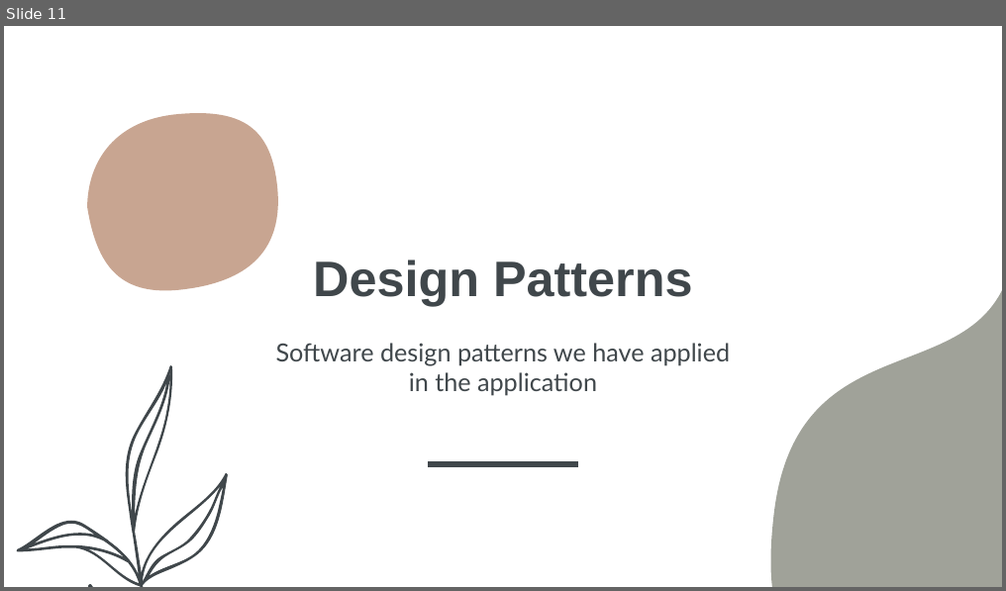
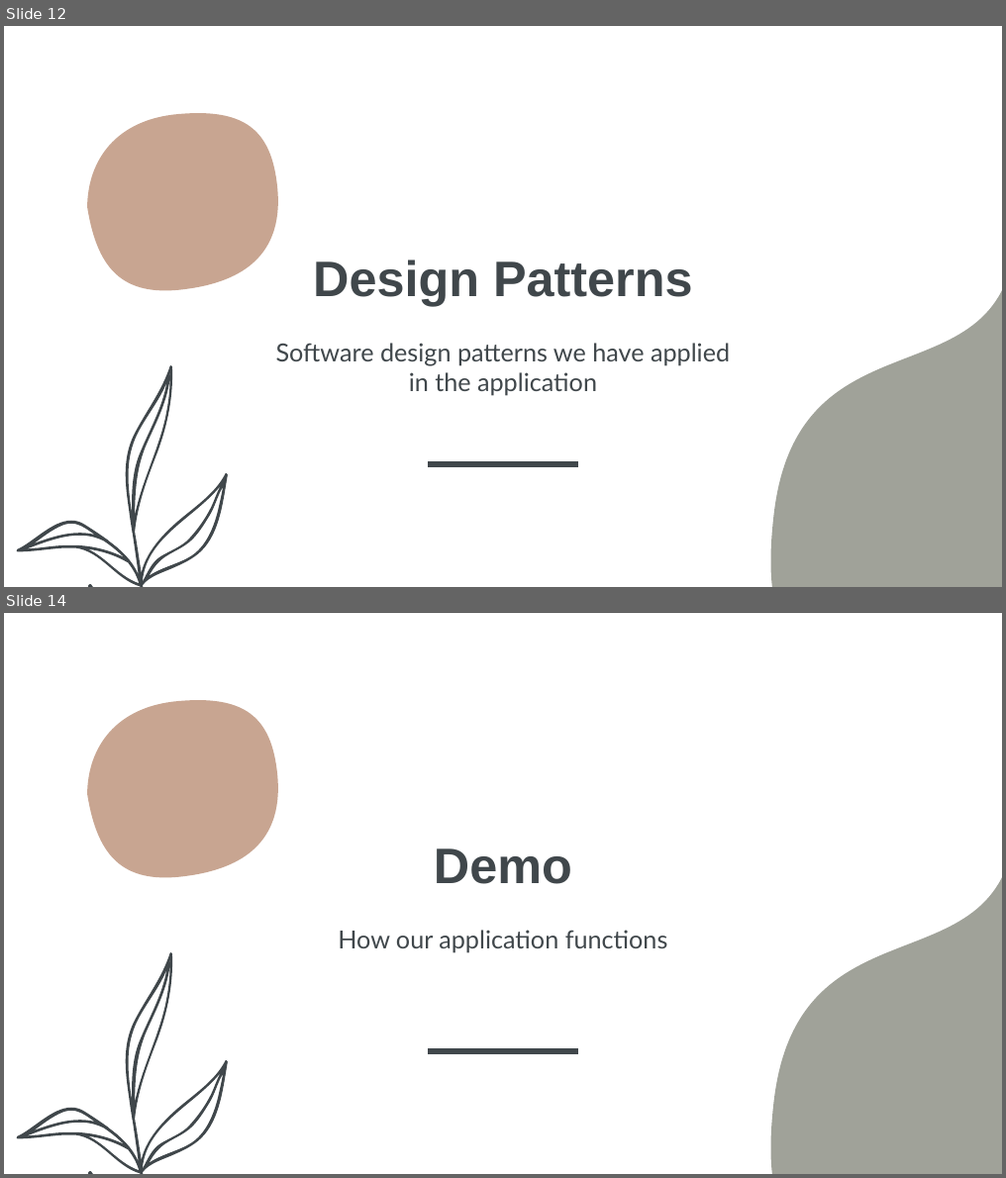
Before and after one commit to ntmchau2202/ISD.ICT.20211-06, a slide deck: reports/Presentation.pptx. Shown one above the other, each under a label of ours: slide 11 before the commit, slides 12 and 14 after it; the slides between them are not shown. The pictures are 1006x591 and 1006x1178 pixels, drawn with LibreOffice and Linux fonts; fonts in the diff are those of the drawing. Boxes give left, top, right and bottom in pixels: in the first picture for what was removed or moved away, otherwise in the second. Text is boxed around its words. In the diff, an @@ line names an element or a change of style, - is before the commit and + after.

```diff
--- a/reports/Presentation.pptx
+++ b/reports/Presentation.pptx
@@ slide 14 added at [4,613,1002,1174], background #FFFFFF; not listed: 3 template elements that a slide beside it also shows @@
@@ title added at [434,849,572,884], 36 pt, text #40474B, bold @@
+Demo
@@ subtitle added at [338,930,668,953], 18 pt, text #40474B @@
+How our application functions
@@ freeform shape added at [428,1049,579,1056], fill #40474B @@
@@ what was slide 11 is now slide 12 @@
```
Also in this commit, not shown: 5 slides changed, 2 other slides added, 1 slide removed, 3 other files.
